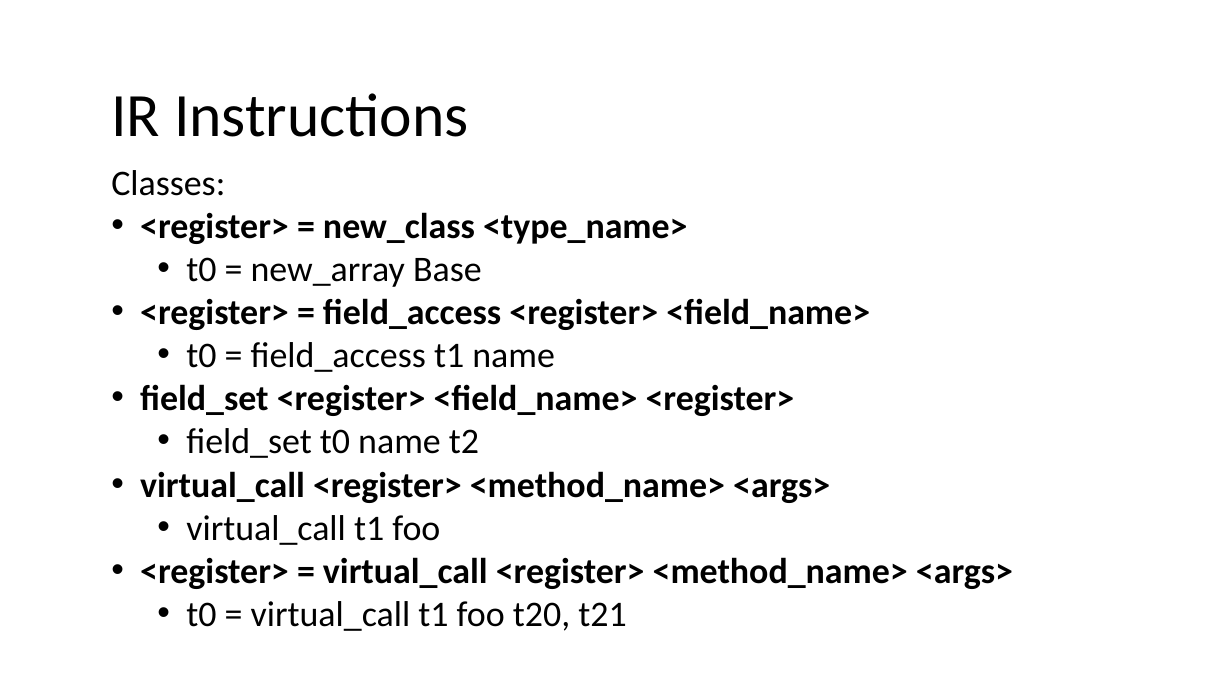
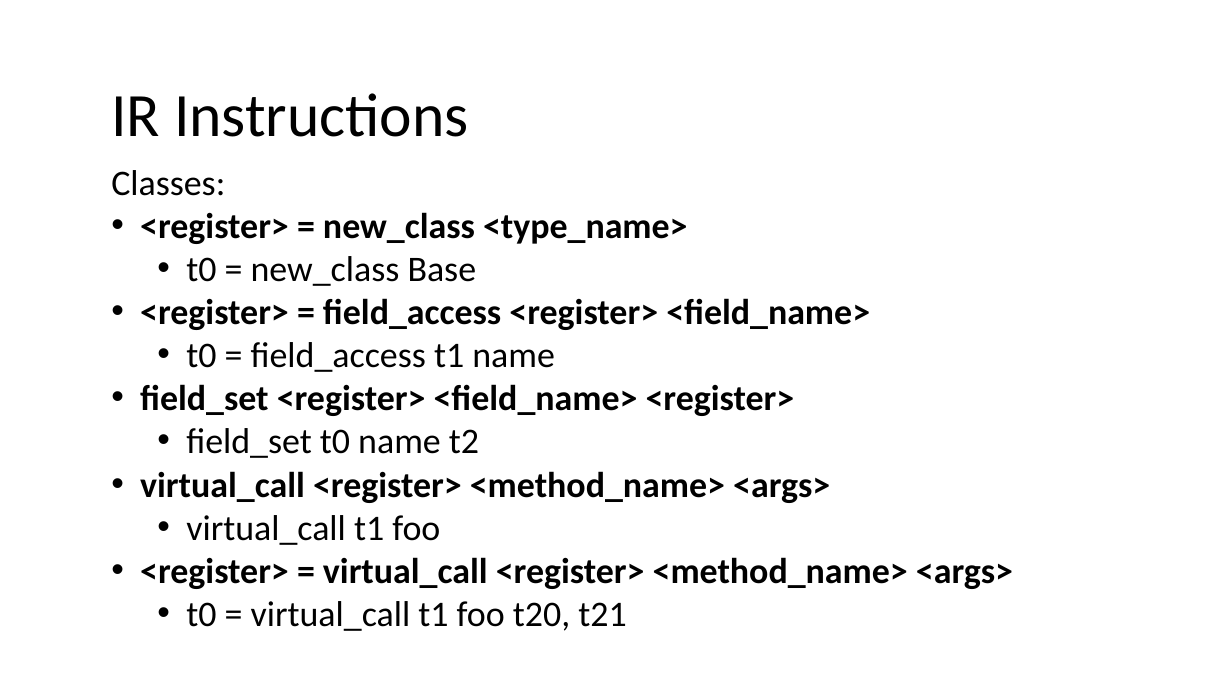
Before and after one commit to nivshani/compilation, a slide deck: slide 10 of slides/IR.pptx. Drawn at 1232x693 pixels with LibreOffice and Linux fonts; fonts in the diff are those of the drawing. Boxes give left, top, right and bottom in pixels: in the first picture for what was removed or moved away, otherwise in the second. Text is boxed around its words. In the diff, an @@ line names an element or a change of style, - is before the commit and + after.

```diff
--- a/slides/IR.pptx
+++ b/slides/IR.pptx
@@ text at <box>186,256,477,286</box>: text changed @@
-  • t0 = new_array Base
+  • t0 = new_class Base
```
Also in this commit, not shown: 9 other slides changed, 1 other file.
